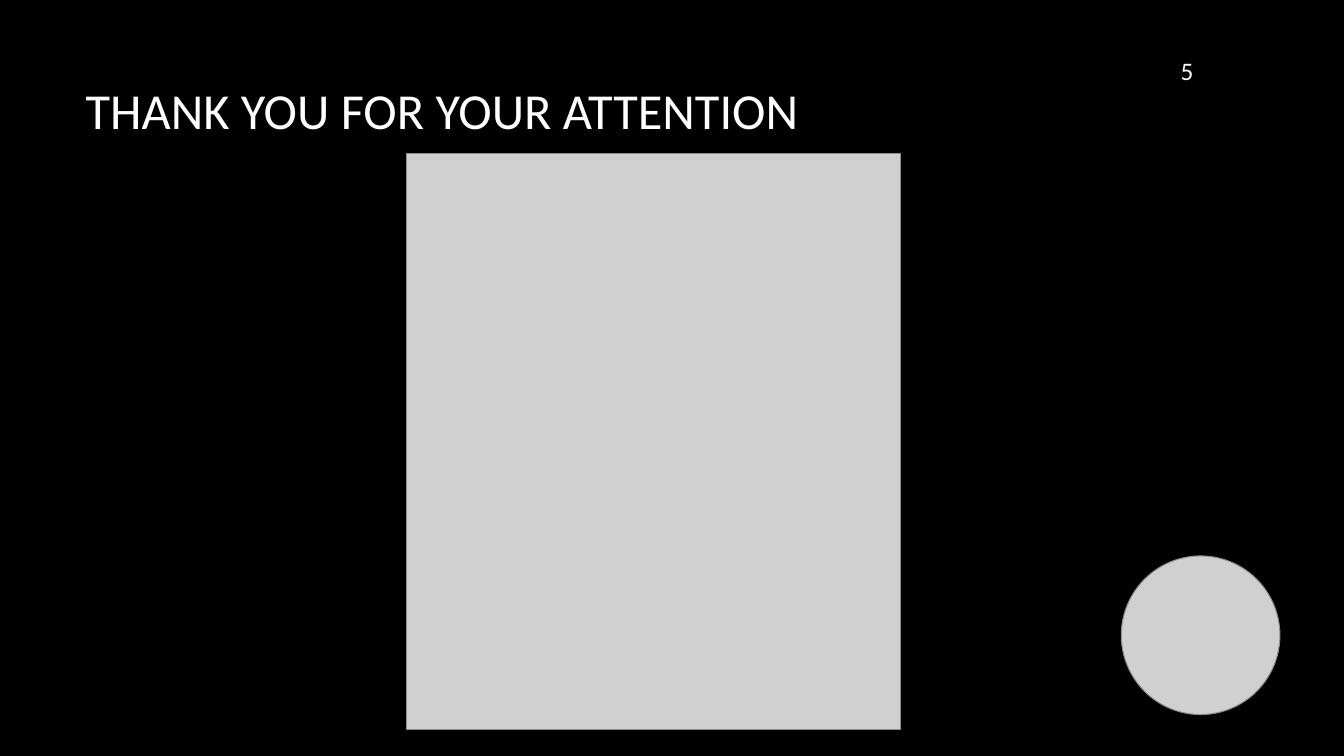
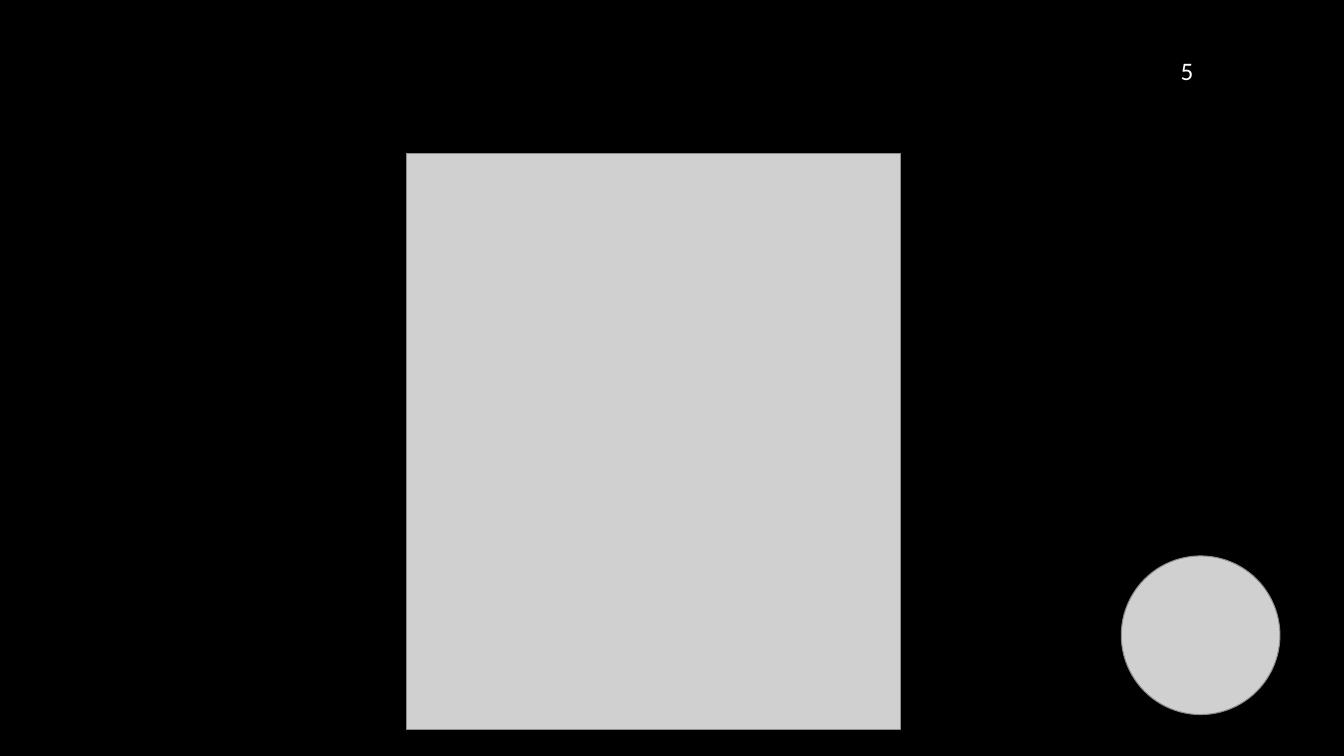
Before and after one commit to bnaskov/JavaScript-Teamwork-BOUVARDIA, a slide deck: slide 5 of UniversityWarsTEST/presentation/University Wars.pptx. Drawn at 1344x756 pixels with LibreOffice and Linux fonts; fonts in the diff are those of the drawing; grey boxes stand for pictures; background and template pictures are left out. Boxes give left, top, right and bottom in pixels: in the first picture for what was removed or moved away, otherwise in the second. Text is boxed around its words. In the diff, an @@ line names an element or a change of style, - is before the commit and + after.

```diff
--- a/UniversityWarsTEST/presentation/University Wars.pptx
+++ b/UniversityWarsTEST/presentation/University Wars.pptx
@@ title removed at [86, 96, 798, 130] @@
-THANK YOU FOR YOUR ATTENTION
```
Also in this commit, not shown: 1 other slide changed.
